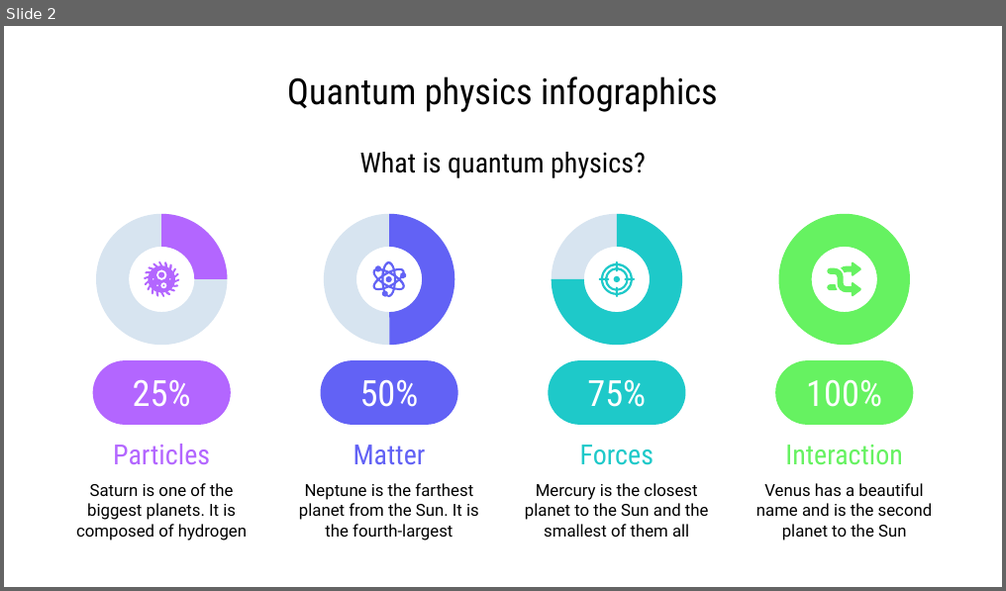
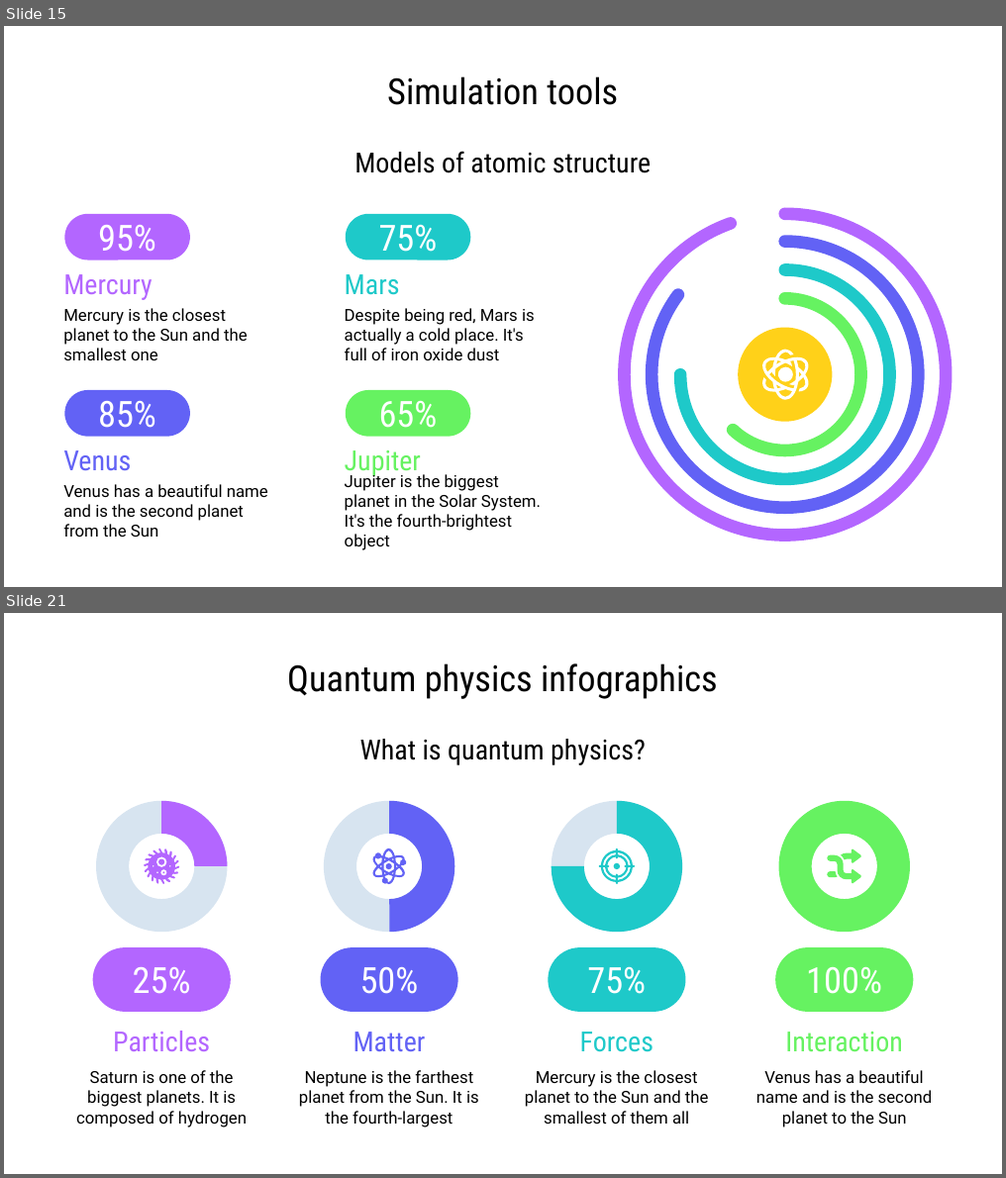
Before and after one commit to Moriarty2002/quantum-information, a slide deck: docs/elaborato.pptx. Shown one above the other, each under a label of ours: slide 2 before the commit, slides 15 and 21 after it; the slides between them are not shown. The pictures are 1006x591 and 1006x1178 pixels, drawn with LibreOffice and Linux fonts; fonts in the diff are those of the drawing. Boxes give left, top, right and bottom in pixels: in the first picture for what was removed or moved away, otherwise in the second. Text is boxed around its words. In the diff, an @@ line names an element or a change of style, - is before the commit and + after.

Commit message:
Init presentation structure

```diff
--- a/docs/elaborato.pptx
+++ b/docs/elaborato.pptx
@@ slide 15 added at [4,26,1002,587], background #FFFFFF @@
@@ title added at [387,76,618,105], 26 pt, text #000000 @@
+Simulation tools
@@ text added at [354,151,650,174], 20 pt, text #000000 @@
+Models of atomic structure
@@ rounded rectangle added at [64,214,190,260], fill #B366FF, 26 pt, text #FFFFFF @@
+95%
@@ rounded rectangle added at [346,214,471,260], fill #1EC9C9, 26 pt, text #FFFFFF @@
+75%
@@ arc (boxed as its full ellipse) added at [624,214,945,535], outline #B366FF 9 pt @@
@@ arc (boxed as its full ellipse) added at [651,242,918,508], outline #6262F5 9 pt @@
@@ text added at [63,274,152,300], 20 pt, text #B366FF @@
+Mercury
@@ text added at [345,274,400,295], 20 pt, text #1EC9C9 @@
+Mars
@@ arc (boxed as its full ellipse) added at [680,271,890,480], outline #1EC9C9 9 pt @@
@@ text added at [63,308,248,361], 12 pt, text #000000 @@
+Mercury is the closest planet to the Sun and the smallest one
@@ text added at [345,308,535,361], 12 pt, text #000000 @@
+Despite being red, Mars is actually a cold place. It's full of iron oxide dust
@@ arc (boxed as its full ellipse) added at [709,298,860,450], outline #66F261 9 pt @@
@@ ellipse added at [738,327,832,421], fill #FFD119 @@
@@ freeform shape added at [758,350,812,400], fill #FFFFFF @@
@@ freeform shape added at [775,368,792,382], fill #FFFFFF @@
@@ rounded rectangle added at [64,390,190,436], fill #6262F5, 26 pt, text #FFFFFF @@
+85%
@@ rounded rectangle added at [346,390,471,436], fill #66F261, 26 pt, text #FFFFFF @@
+65%
@@ text added at [63,451,131,472], 20 pt, text #6262F5 @@
+Venus
@@ text added at [345,451,421,478], 20 pt, text #66F261 @@
+Jupiter
@@ text added at [63,484,268,537], 12 pt, text #000000 @@
+Venus has a beautiful name and is the second planet from the Sun
@@ text added at [345,472,541,551], 12 pt, text #000000 @@
+Jupiter is the biggest planet in the Solar System. It's the fourth-brightest object
@@ what was slide 2 is now slide 21 @@
```
Also in this commit, not shown: 2 slides changed, 18 other slides added, 1 other file.
